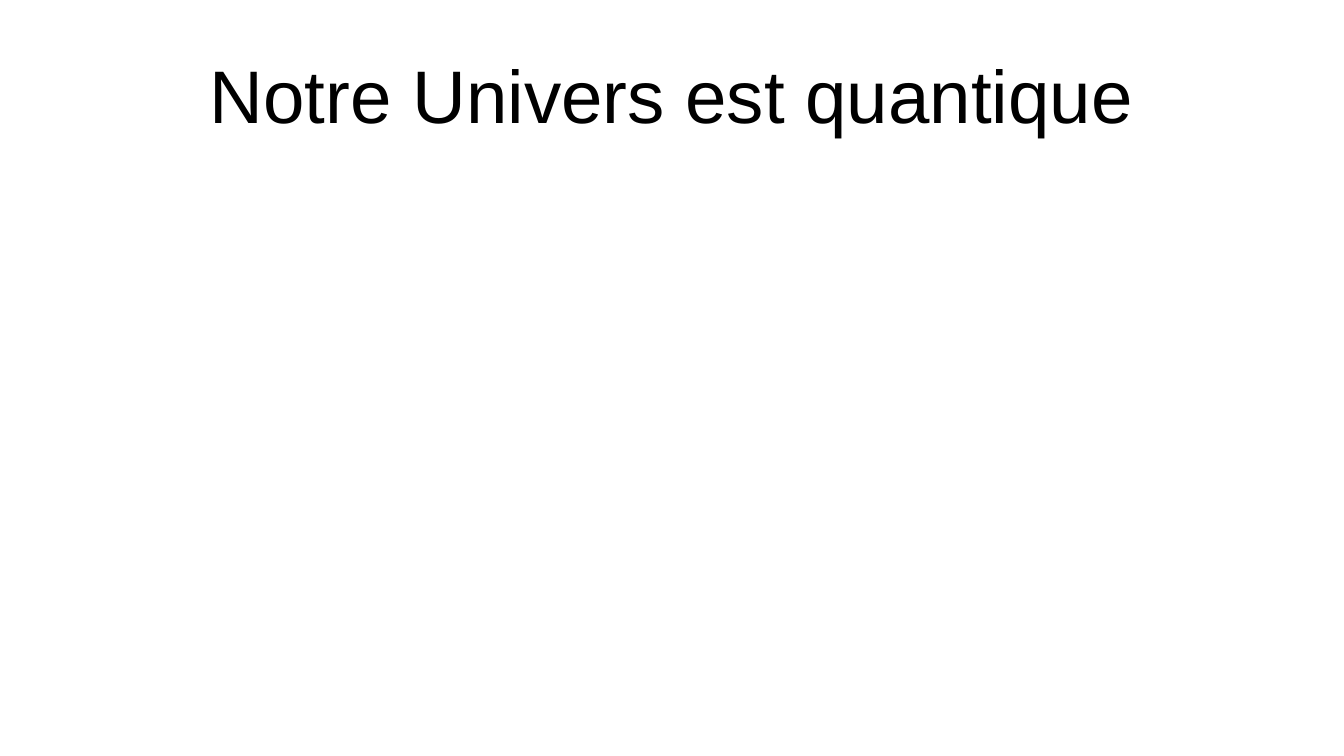
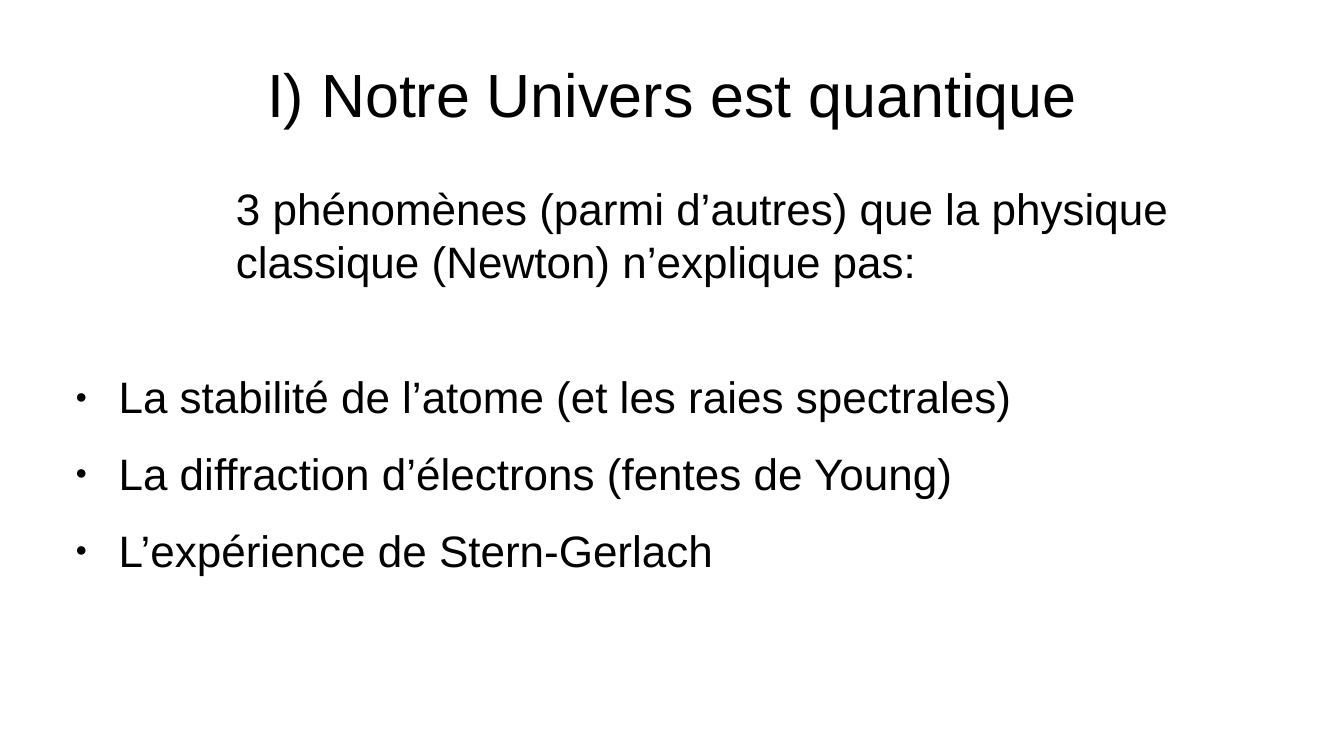
Before and after one commit to mjamotte/quantum_info_DLH, a slide deck: slide 2 of slides/slides_chapitre1.odp. Drawn at 1344x756 pixels with LibreOffice and Linux fonts; fonts in the diff are those of the drawing. Boxes give left, top, right and bottom in pixels: in the first picture for what was removed or moved away, otherwise in the second. Text is boxed around its words. In the diff, an @@ line names an element or a change of style, - is before the commit and + after.

```diff
--- a/slides/slides_chapitre1.odp
+++ b/slides/slides_chapitre1.odp
@@ title at (267, 72, 1077, 128): text changed; size 44 to 36 pt @@
-Notre Univers est quantique
+I) Notre Univers est quantique
@@ text added at (236, 192, 1168, 287), 26 pt, text #000000 @@
+3 phénomènes (parmi d’autres) que la physique classique (Newton) n’explique pas:
@@ text added at (119, 380, 1011, 576), 26 pt, text #000000 @@
+● La stabilité de l’atome (et les raies spectrales)
+● La diffraction d’électrons (fentes de Young)
+● L’expérience de Stern-Gerlach
```
Also in this commit, not shown: 2 other slides changed, 11 slides added, 8 other files.
